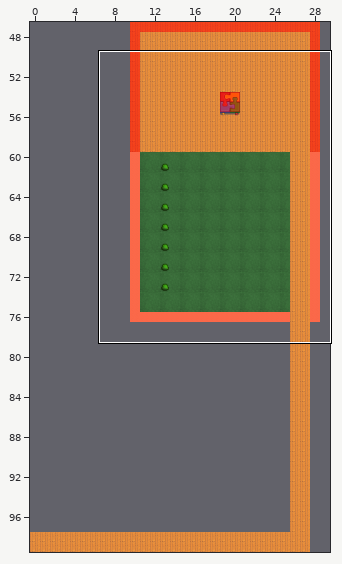
Tiled map -- Sparky-core/levels/DemoLevel.tmx. Above: a wide view before the commit, with the close-up outlined.
Close-up. Before the edit:
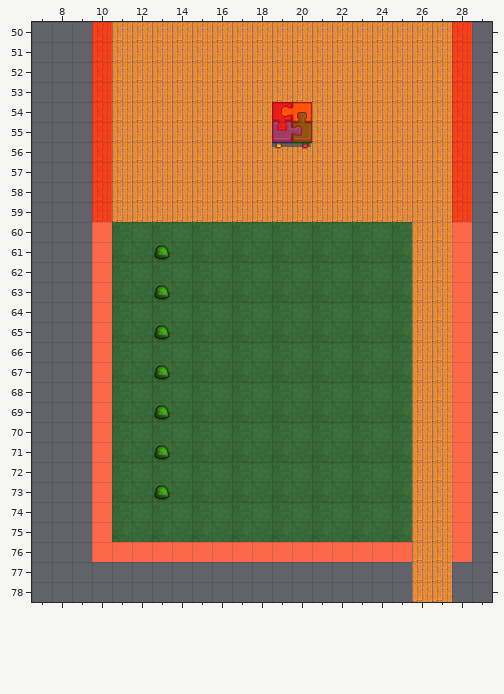
Cells are 64x64 px. Shown: x 7..29, y 50..78.
And afterwards:
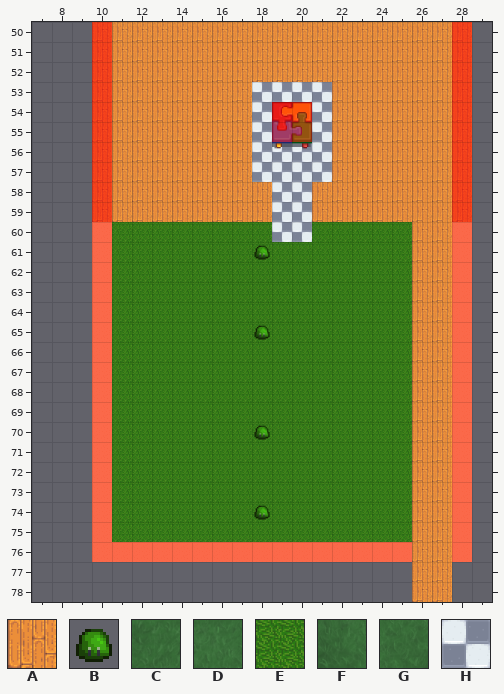
Key: from "Flooring": A 0, B 24, C 32, D 33, E 34, F 40, G 41, H 42.
_ is an empty cell.
Difference:
Layer "Background Layer":
The author changed tile C to tile E in row 60 at x 11, 13, 15, 17, 21, 23 and 25; in row 62 at x 11, 13, 15, 17, 19, 21, 23 and 25; in row 64 at x 11, 13, 15, 17, 19, 21, 23 and 25; in row 66 at x 11, 13, 15, 17, 19, 21, 23 and 25; in row 68 at x 11, 13, 15, 17, 19, 21, 23 and 25; in row 70 at x 11, 13, 15, 17, 19, 21, 23 and 25.
The author changed tile C to tile E in row 72 at x 11, 13, 15, 17, 19, 21, 23 and 25; in row 74 at x 11, 13, 15, 17, 19, 21, 23 and 25.
The author changed tile D to tile E in row 60 at x 12, 14, 16, 18, 22 and 24; in row 62 at x 12, 14, 16, 18, 20, 22 and 24; in row 64 at x 12, 14, 16, 18, 20, 22 and 24; in row 66 at x 12, 14, 16, 18, 20, 22 and 24; in row 68 at x 12, 14, 16, 18, 20, 22 and 24; in row 70 at x 12, 14, 16, 18, 20, 22 and 24.
The author changed tile D to tile E in row 72 at x 12, 14, 16, 18, 20, 22 and 24; in row 74 at x 12, 14, 16, 18, 20, 22 and 24.
The author changed tile F to tile E in row 61 at x 11, 13, 15, 17, 19, 21, 23 and 25; in row 63 at x 11, 13, 15, 17, 19, 21, 23 and 25; in row 65 at x 11, 13, 15, 17, 19, 21, 23 and 25; in row 67 at x 11, 13, 15, 17, 19, 21, 23 and 25; in row 69 at x 11, 13, 15, 17, 19, 21, 23 and 25; in row 71 at x 11, 13, 15, 17, 19, 21, 23 and 25.
The author changed tile F to tile E in row 73 at x 11, 13, 15, 17, 19, 21, 23 and 25; in row 75 at x 11, 13, 15, 17, 19, 21, 23 and 25.
The author changed tile G to tile E in row 61 at x 12, 14, 16, 18, 20, 22 and 24; in row 63 at x 12, 14, 16, 18, 20, 22 and 24; in row 65 at x 12, 14, 16, 18, 20, 22 and 24; in row 67 at x 12, 14, 16, 18, 20, 22 and 24; in row 69 at x 12, 14, 16, 18, 20, 22 and 24; in row 71 at x 12, 14, 16, 18, 20, 22 and 24.
The author changed tile G to tile E in row 73 at x 12, 14, 16, 18, 20, 22 and 24; in row 75 at x 12, 14, 16, 18, 20, 22 and 24.
The author changed tile A to tile H in row 53 at x 18 to 21; in rows 54 to 55 at x 18 and 21; in rows 56 to 57 at x 18 to 21; in rows 58 to 59 at x 19 to 20.
The author changed tile C to tile H in row 60 at x 19.
The author changed tile D to tile H in row 60 at x 20.
Layer "Object Layer":
Tile B now appears in row 61 at x 18; in row 65 at x 18; in row 70 at x 18; in row 74 at x 18.
Tile B is removed in row 61 at x 13; in row 63 at x 13; in row 65 at x 13; in row 67 at x 13; in row 69 at x 13; in row 71 at x 13.
Tile B is removed in row 73 at x 13.
Pixel boxes of the changes (left, top, right, bottom) in both close-ups:
changed: (112, 82, 412, 542)
